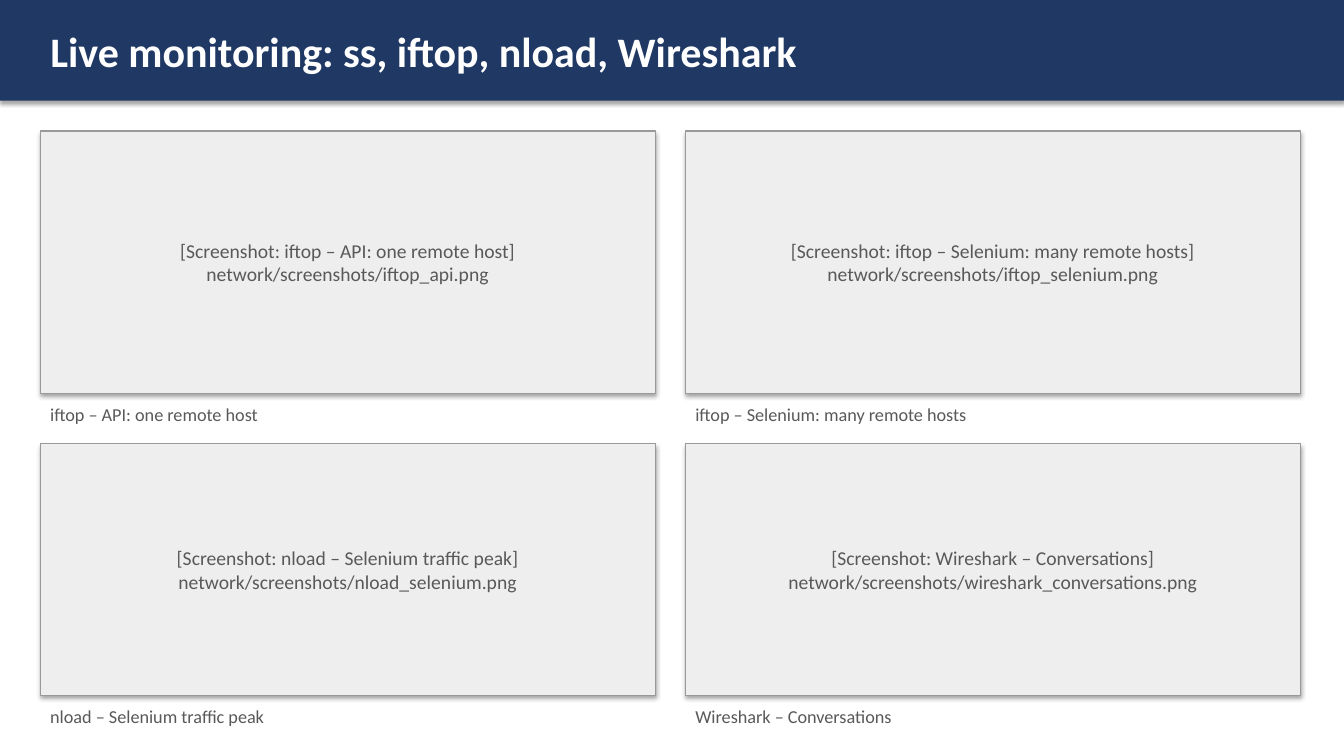
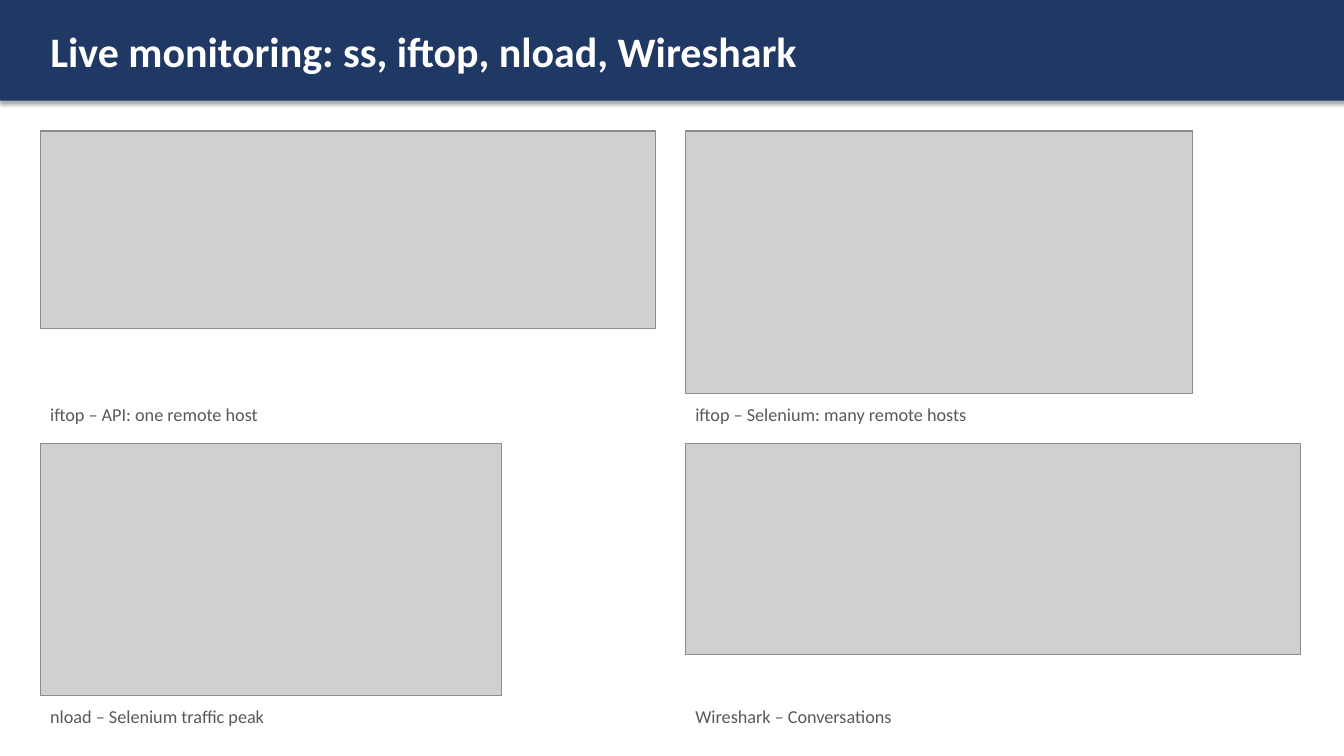
Before and after one commit to janaamir798/sports-scraping-analysis, a slide deck: slide 7 of report/presentation.pptx. Drawn at 1344x756 pixels with LibreOffice and Linux fonts; fonts in the diff are those of the drawing; grey boxes stand for pictures. Boxes give left, top, right and bottom in pixels: in the first picture for what was removed or moved away, otherwise in the second. Text is boxed around its words. In the diff, an @@ line names an element or a change of style, - is before the commit and + after.

```diff
--- a/report/presentation.pptx
+++ b/report/presentation.pptx
@@ rectangle removed at box(40, 131, 655, 393) @@
-[Screenshot: iftop – API: one remote host]
-network/screenshots/iftop_api.png
@@ picture added at box(40, 131, 655, 329) @@
@@ rectangle removed at box(686, 131, 1301, 393) @@
-[Screenshot: iftop – Selenium: many remote hosts]
-network/screenshots/iftop_selenium.png
@@ picture added at box(686, 131, 1193, 393) @@
@@ rectangle removed at box(40, 444, 655, 696) @@
-[Screenshot: nload – Selenium traffic peak]
-network/screenshots/nload_selenium.png
@@ picture added at box(40, 444, 502, 696) @@
@@ rectangle removed at box(686, 444, 1301, 696) @@
-[Screenshot: Wireshark – Conversations]
-network/screenshots/wireshark_conversations.png
@@ picture added at box(686, 444, 1301, 655) @@
```
Also in this commit, not shown: 1 other slide changed, 16 other files.
